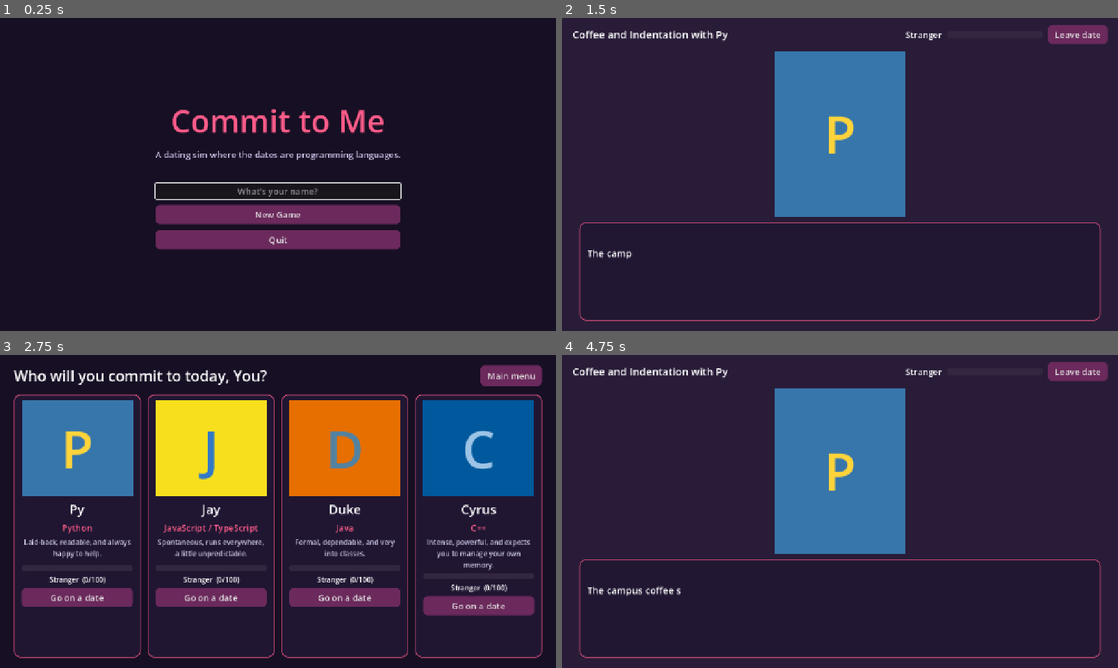
Above: before the commit, frames 1-4 (two rows, left to right).
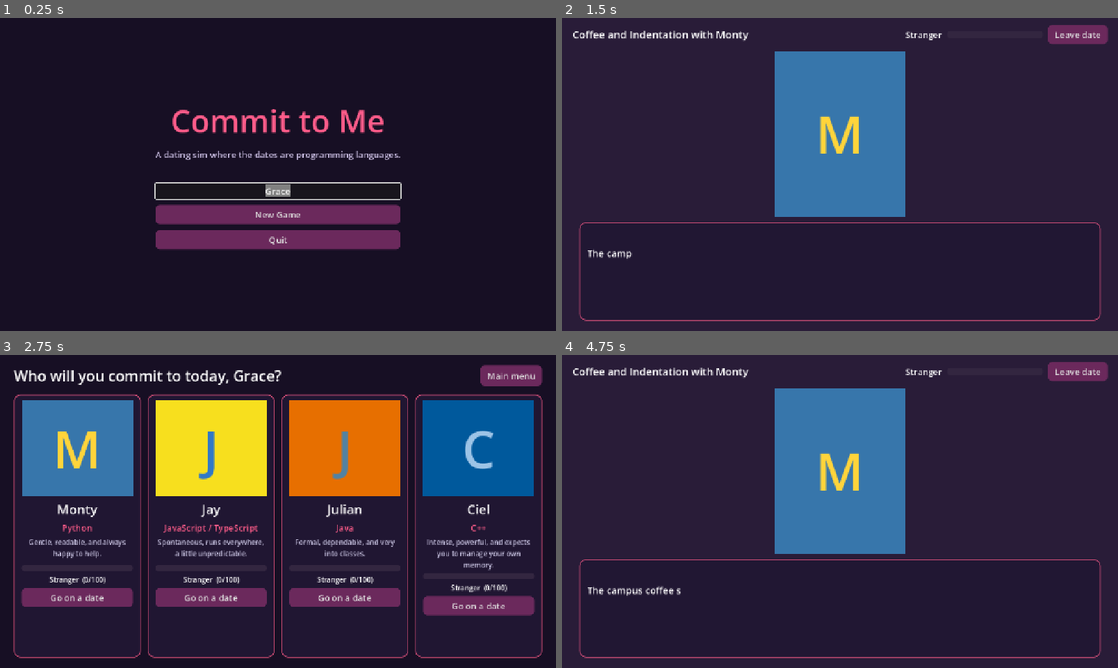
Above: after the commit, the same moments.

Repository: qianyunginawang/commit_to_me
Game: Godot game, scene res://scenes/main_menu.tscn
Two runs of this game, one before a commit and one after it. Both use one fixed random seed, a clock stepped at 60 frames per second and the inputs below.
Inputs:
- Up to frame 1 (0.25 s): no input
- Up to frame 2 (1.5 s): click "New Game" at 0.5 s; click "Go on a date" at 1.25 s
- Up to frame 3 (2.75 s): click "Leave date" at 2 s
- Up to frame 4 (4.75 s): click "Go on a date" at 2.75 s; click "Leave date" at 3.5 s; click "Go on a date" at 4.25 s

The runs differ from the first frame. In frame 1, 0.3% of the frame differs, in the area x 42-58%, y 53-58%; in frame 2, 0.7%; in frame 3, 1.9%, in the area x 4-90%, y 4-62%; in frame 4, 0.7%.

Commit message:
Fresh Update
update everything existing to match docs

Diff:
--- a/data/challenges/cpp_cout.json
+++ b/data/challenges/cpp_cout.json
@@ -2,7 +2,7 @@
   "id": "cpp_cout",
   "language": "cpp",
   "title": "Streams and cout",
-  "prompt": "Cyrus wants to know if you can keep up.\n\nC++ prints with the stream operator <<. Read two whole numbers with std::cin and print their sum, exactly like:\n\nSum: 7\n\n(when the input is 3 and 4).",
+  "prompt": "Ciel wants to know if you can keep up.\n\nC++ prints with the stream operator <<. Read two whole numbers with std::cin and print their sum, exactly like:\n\nSum: 7\n\n(when the input is 3 and 4).",
   "hint": "std::cin >> a >> b; reads two numbers. std::cout << \"Sum: \" << (a + b) << std::endl; prints them.",
   "starter_code": "#include <iostream>\n\nint main() {\n    int a, b;\n    // TODO: read a and b, then print \"Sum: \" and their sum\n    return 0;\n}\n",
   "tests": [
--- a/data/challenges/java_hello.json
+++ b/data/challenges/java_hello.json
@@ -2,13 +2,13 @@
   "id": "java_hello",
   "language": "java",
   "title": "Everything lives in a class",
-  "prompt": "Duke insists on a proper introduction.\n\nIn Java, all code lives inside a class, and the program starts in a method called main. Finish main so it prints exactly:\n\nPleased to meet you, Duke.",
+  "prompt": "Julian insists on a proper introduction.\n\nIn Java, all code lives inside a class, and the program starts in a method called main. Finish main so it prints exactly:\n\nPleased to meet you, Julian.",
   "hint": "System.out.println(\"some text\"); prints a line. Don't forget the semicolon!",
   "starter_code": "public class Main {\n    public static void main(String[] args) {\n        // TODO: print the greeting\n    }\n}\n",
   "tests": [
     {
       "stdin": "",
-      "expected_stdout": "Pleased to meet you, Duke."
+      "expected_stdout": "Pleased to meet you, Julian."
     }
   ]
 }
--- a/data/challenges/python_hello.json
+++ b/data/challenges/python_hello.json
@@ -2,17 +2,17 @@
   "id": "python_hello",
   "language": "python",
   "title": "Say hi with an f-string",
-  "prompt": "Py wants to hear you say hello properly.\n\nThe starter code reads a name with input(). Print a greeting using an f-string so the output looks exactly like:\n\nHi Py, I'm <name>!\n\nFor example, if the name is Gee, print: Hi Py, I'm Gee!",
+  "prompt": "Monty wants to hear you say hello properly.\n\nThe starter code reads a name with input(). Print a greeting using an f-string so the output looks exactly like:\n\nHi Monty, I'm <name>!\n\nFor example, if the name is Gee, print: Hi Monty, I'm Gee!",
   "hint": "An f-string starts with f before the quotes, and you put variables in curly braces: f\"Hello {name}\"",
   "starter_code": "name = input()\n\n# TODO: print the greeting using an f-string\n",
   "tests": [
     {
       "stdin": "Gee\n",
-      "expected_stdout": "Hi Py, I'm Gee!"
+      "expected_stdout": "Hi Monty, I'm Gee!"
     },
     {
       "stdin": "Ada\n",
-      "expected_stdout": "Hi Py, I'm Ada!"
+      "expected_stdout": "Hi Monty, I'm Ada!"
     }
   ]
 }
--- a/data/characters/cpp.json
+++ b/data/characters/cpp.json
@@ -1,11 +1,11 @@
 {
   "id": "cpp",
   "order": 4,
-  "name": "Cyrus",
+  "name": "Ciel",
   "language": "C++",
   "languages": ["cpp"],
   "tagline": "Intense, powerful, and expects you to manage your own memory.",
-  "bio": "Cyrus is fast, a little intimidating, and gives you complete control (and complete responsibility). Earn Cyrus's trust and nothing can slow you down.",
+  "bio": "Ciel Vector is fast, a little intimidating, and gives you complete control (and complete responsibility). Earn Ciel's trust and nothing can slow you down.",
   "color": "#00599C",
   "accent": "#9CC3E6",
   "portrait": "res://assets/portraits/cpp.png",
--- a/data/characters/java.json
+++ b/data/characters/java.json
@@ -1,11 +1,11 @@
 {
   "id": "java",
   "order": 3,
-  "name": "Duke",
+  "name": "Julian",
   "language": "Java",
   "languages": ["java"],
   "tagline": "Formal, dependable, and very into classes.",
-  "bio": "Duke wears a suit to the coffee shop and has a design pattern for everything. Verbose? Maybe. But Duke will never let a type error slip through.",
+  "bio": "Julian Duke, student council president, wears a blazer to the coffee shop and has a design pattern for everything. Verbose? Maybe. But Julian will never let a type error slip through.",
   "color": "#E76F00",
   "accent": "#5382A1",
   "portrait": "res://assets/portraits/java.png",
--- a/data/characters/javascript.json
+++ b/data/characters/javascript.json
@@ -5,7 +5,7 @@
   "language": "JavaScript / TypeScript",
   "languages": ["javascript", "typescript"],
   "tagline": "Spontaneous, runs everywhere, a little unpredictable.",
-  "bio": "Jay lives on the web and never sits still. When things get serious Jay puts on glasses and becomes TypeScript: same heart, way more type safety.",
+  "bio": "By day, Jay Eich is TypeScript: a strict TA with glasses and color-coded notes. At sunset the types are erased and JavaScript comes out: wild, spontaneous, and up to mischief.",
   "color": "#F7DF1E",
   "accent": "#3178C6",
   "portrait": "res://assets/portraits/javascript.png",
--- a/data/characters/python.json
+++ b/data/characters/python.json
@@ -1,11 +1,11 @@
 {
   "id": "python",
   "order": 1,
-  "name": "Py",
+  "name": "Monty",
   "language": "Python",
   "languages": ["python"],
-  "tagline": "Laid-back, readable, and always happy to help.",
-  "bio": "The friendly one everyone meets first. Py keeps things simple, hates unnecessary curly braces, and gets genuinely upset about messy indentation.",
+  "tagline": "Gentle, readable, and always happy to help.",
+  "bio": "Monty Pyne is the warm senior who makes everyone feel welcome. Monty keeps things simple, hates unnecessary curly braces, and gets genuinely upset about messy indentation.",
   "color": "#3776AB",
   "accent": "#FFD43B",
   "portrait": "res://assets/portraits/python.png",
--- a/data/dates/cpp_date_1.json
+++ b/data/dates/cpp_date_1.json
@@ -5,7 +5,7 @@
   "start": "intro",
   "nodes": {
     "intro": {"speaker": "narrator", "text": "The computer lab at 2 a.m. One monitor glows. Someone is reading a 1,400-page book for fun.", "next": "hello"},
-    "hello": {"speaker": "cpp", "mood": "serious", "text": "You're {player}? I'm Cyrus. I don't do small talk. I do zero-cost abstractions.", "next": "ask"},
+    "hello": {"speaker": "cpp", "mood": "serious", "text": "You're {player}? I'm Ciel. I don't do small talk. I do zero-cost abstractions.", "next": "ask"},
     "ask": {
       "speaker": "cpp",
       "text": "Who should be in charge of memory?",
@@ -15,7 +15,7 @@
       ]
     },
     "control": {"speaker": "cpp", "mood": "smirk", "text": "Bold. I like that. Let's see if you can handle input and output.", "next": "challenge"},
-    "gc": {"speaker": "cpp", "mood": "scoff", "text": "Go date Duke, then. ...Unless you want to prove me wrong.", "next": "challenge"},
+    "gc": {"speaker": "cpp", "mood": "scoff", "text": "Go date Julian, then. ...Unless you want to prove me wrong.", "next": "challenge"},
     "challenge": {"challenge": "cpp_cout", "on_pass": "passed", "on_fail": "failed"},
     "passed": {"speaker": "cpp", "mood": "smile", "text": "...Not bad, {player}. Not bad at all.", "affection": 10, "next": "end"},
     "failed": {
--- a/data/dates/java_date_1.json
+++ b/data/dates/java_date_1.json
@@ -5,7 +5,7 @@
   "start": "intro",
   "nodes": {
     "intro": {"speaker": "narrator", "text": "A quiet restaurant with cloth napkins. Your date is already seated, posture perfect.", "next": "hello"},
-    "hello": {"speaker": "java", "mood": "formal", "text": "Good evening, {player}. I am Duke. I took the liberty of declaring our reservation in advance.", "next": "ask"},
+    "hello": {"speaker": "java", "mood": "formal", "text": "Good evening, {player}. I am Julian Duke. You may call me President Duke. I took the liberty of declaring our reservation in advance.", "next": "ask"},
     "ask": {
       "speaker": "java",
       "text": "Tell me, how do you feel about structure?",
--- a/data/dates/python_date_1.json
+++ b/data/dates/python_date_1.json
@@ -5,7 +5,7 @@
   "start": "intro",
   "nodes": {
     "intro": {"speaker": "narrator", "text": "The campus coffee shop. Someone in a yellow-and-blue hoodie waves you over.", "next": "hello"},
-    "hello": {"speaker": "python", "mood": "happy", "text": "Oh hey, you must be {player}! I'm Py. Everybody says I'm the easiest one to talk to.", "next": "ask"},
+    "hello": {"speaker": "python", "mood": "happy", "text": "Oh hey, you must be {player}! I'm Monty. Everybody says I'm the easiest one to talk to.", "next": "ask"},
     "ask": {
       "speaker": "python",
       "text": "So... what do you think about whitespace?",
--- a/scripts/autoload/game_state.gd
+++ b/scripts/autoload/game_state.gd
@@ -20,13 +20,14 @@
 ]
 
 var save_path := "user://save.json"
-var player_name: String = "You"
+const DEFAULT_PLAYER_NAME := "Grace"
+var player_name: String = DEFAULT_PLAYER_NAME
 var affection: Dictionary = {}          # character id -> int
 var completed_dates: Array[String] = []
 
 
 func new_game(p_player_name: String) -> void:
-	player_name = p_player_name.strip_edges() if not p_player_name.strip_edges().is_empty() else "You"
+	player_name = p_player_name.strip_edges() if not p_player_name.strip_edges().is_empty() else DEFAULT_PLAYER_NAME
 	affection.clear()
 	completed_dates.clear()
 
@@ -85,7 +86,7 @@
 
 
 func from_dict(data: Dictionary) -> void:
-	player_name = data.get("player_name", "You")
+	player_name = data.get("player_name", DEFAULT_PLAYER_NAME)
 	affection.clear()
 	var saved_affection: Dictionary = data.get("affection", {})
 	for id in saved_affection:
--- a/scripts/ui/main_menu.gd
+++ b/scripts/ui/main_menu.gd
@@ -13,6 +13,8 @@
 	continue_button.pressed.connect(_on_continue)
 	quit_button.pressed.connect(func(): get_tree().quit())
 	name_edit.text_submitted.connect(func(_t): _on_new_game())
+	name_edit.text = GameState.DEFAULT_PLAYER_NAME
+	name_edit.select_all()
 	name_edit.grab_focus()
 	GameData.warm_up_runtimes()
 
--- a/tests/test_scenes.gd
+++ b/tests/test_scenes.gd
@@ -22,7 +22,7 @@
 func test_code_challenge_with_fake_runner() -> void:
 	var overlay = load("res://scenes/code_challenge.tscn").instantiate()
 	var runner := FakeCodeRunner.new()
-	runner.responder = func(_src, stdin): return RunResult.make(RunResult.Status.OK, "Hi Py, I'm %s!" % stdin.strip_edges())
+	runner.responder = func(_src, stdin): return RunResult.make(RunResult.Status.OK, "Hi Monty, I'm %s!" % stdin.strip_edges())
 	overlay.setup(GameData.get_challenge("python_hello"), GameData.get_character("python"), runner)
 	add_node(overlay)
 	var results: Array = []
Not shown, changed: README.md
Not shown, changed: agentcontext/Balance.md
Not shown, changed: agentcontext/Calendar.md
Not shown, changed: agentcontext/Characters.md
Not shown, changed: agentcontext/DatesAndRoutes.md
Not shown, added: agentcontext/Roadmap.md
Not shown, changed: tests/solutions/java_hello.java
Not shown, changed: tests/solutions/python_hello.py
